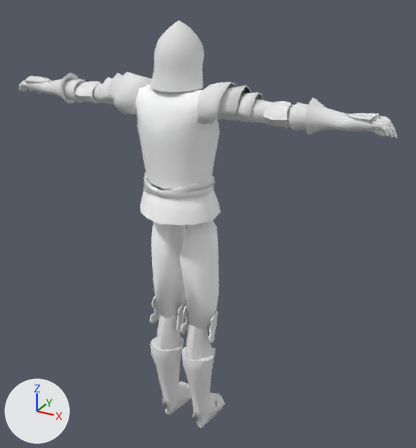
Before and after pictures for a commit that changed the FBX model src/assets/mw/source/Steel_Plate.fbx.
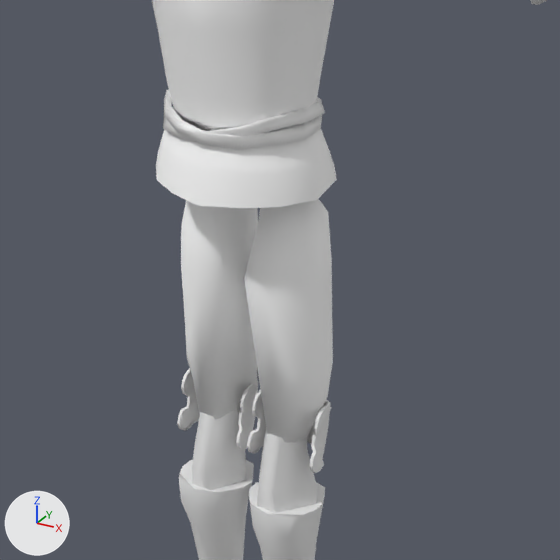
Each version appears first whole from a 50 mm camera at (83.6, -135.2, 143.7) aimed at (5.2, 7.4, 72.4), and next in a close-up on the part from 17% to 77% of the width and 30% to 85% of the height. The axes (+X, +Y, +Z) are drawn at lower left. The lights are the same throughout. The older version's two pictures come first. Where no turn or scale is listed for an object, it has been applied to the vertices.

In view in the first close-up: 'Breton_Male.001', 'Breton_Male.007', 'Cube.019', 'Cube.024', 'Imperial_Silver_Cuirass_67_Male.009' and 1 more.
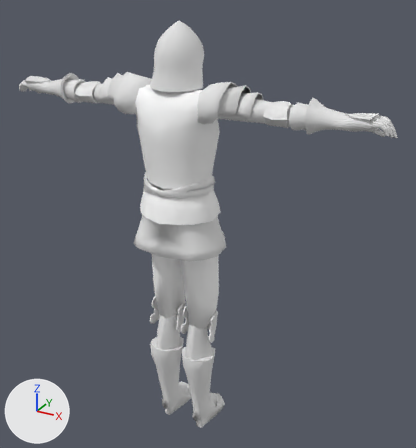
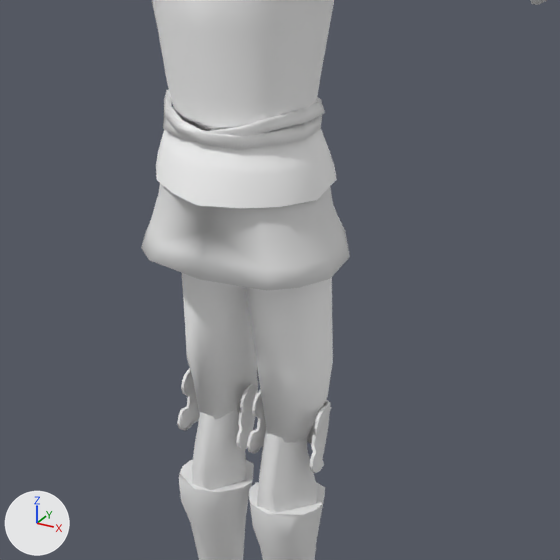
The edits, one by one:
Material 'Material.032' (mat_material_032) is new.
Its base color is (0.8, 0.8, 0.8) (white #e7e7e7).
Its roughness is 1.0.
Mesh me_imperial_silver_cuirass_67_male_013 is new.
It has 213 vertices, 252 faces and spans x -14.4..14.4, y -2.0..22.2, z 57.9..80.3.
It uses material mat_material_032 (its picture is missing).
Object 'Imperial_Silver_Cuirass_67_Male.011' (ob_imperial_silver_cuirass_67_male_011) is new; it shows me_imperial_silver_cuirass_67_male_013.
Its location is (0.0, -10.0, 6.7).

What differs and where, as boxes [x1, y1, x2, y2] in the close-ups (560 x 560 px):
'Imperial_Silver_Cuirass_67_Male.011', added: after [141, 183, 350, 291]
